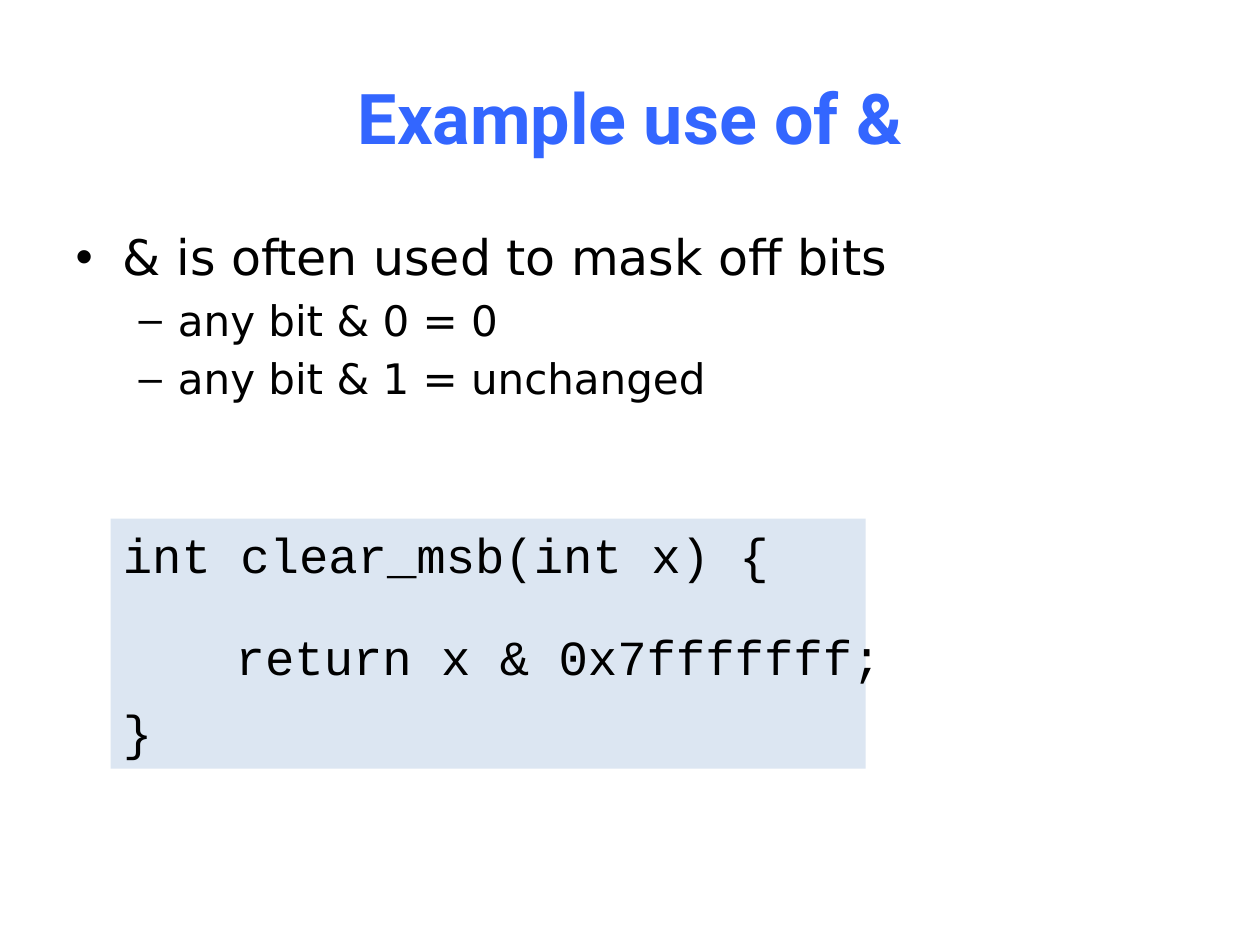
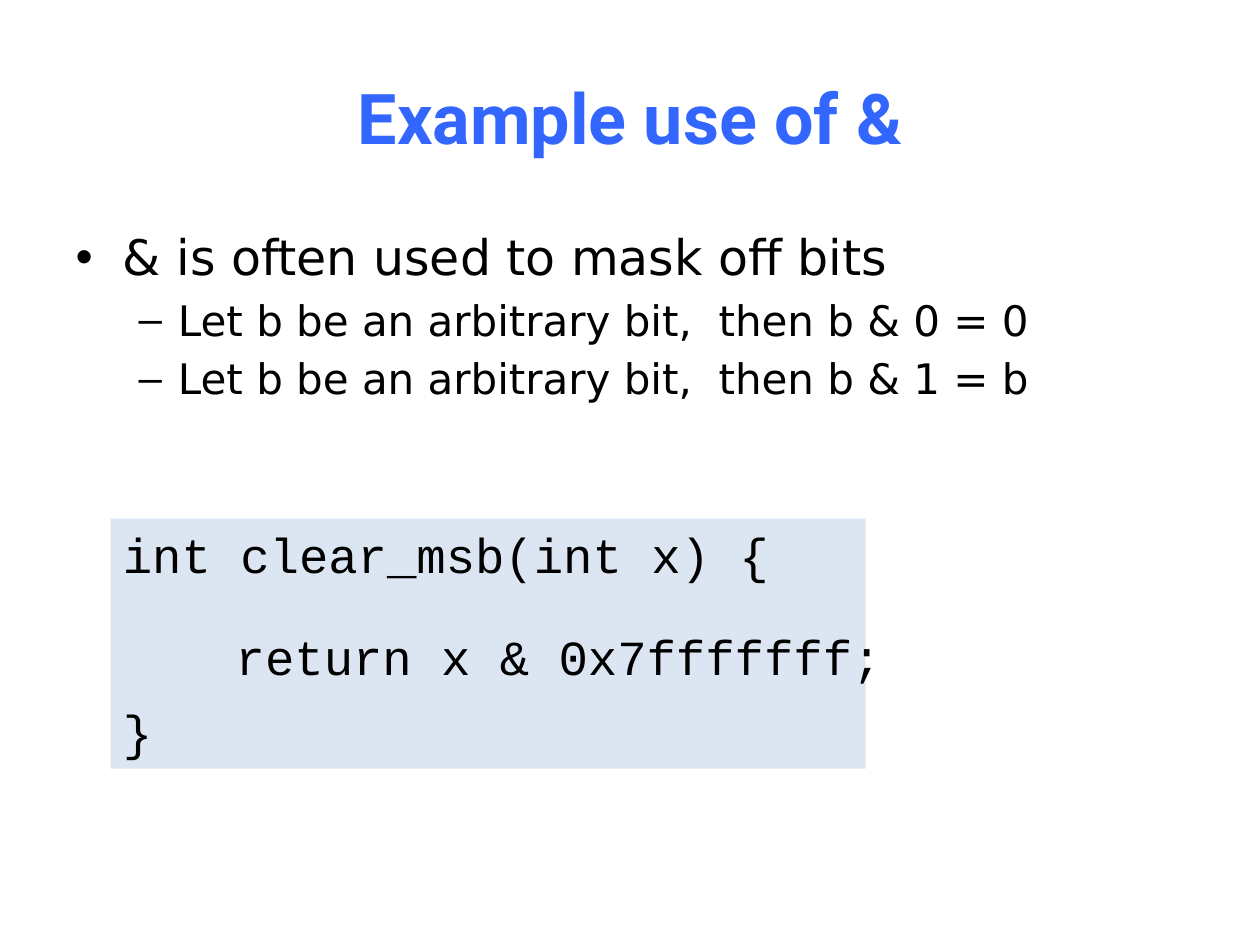
Before and after one commit to NYU-CSO/nyu-cso.github.io, a slide deck: slide 21 of notes/04-C_Basics.pptx. Drawn at 1260x945 pixels with LibreOffice and Linux fonts; fonts in the diff are those of the drawing. Boxes give left, top, right and bottom in pixels: in the first picture for what was removed or moved away, otherwise in the second. Text is boxed around its words. In the diff, an @@ line names an element or a change of style, - is before the commit and + after.

```diff
--- a/notes/04-C_Basics.pptx
+++ b/notes/04-C_Basics.pptx
@@ text at bbox=[178, 304, 1029, 403]: text changed @@
-  – any bit & 0 = 0
-  – any bit & 1 = unchanged
+  – Let b be an arbitrary bit, then b & 0 = 0
+  – Let b be an arbitrary bit, then b & 1 = b
```
Also in this commit, not shown: 6 other slides changed, 2 slides added, 1 other file.
